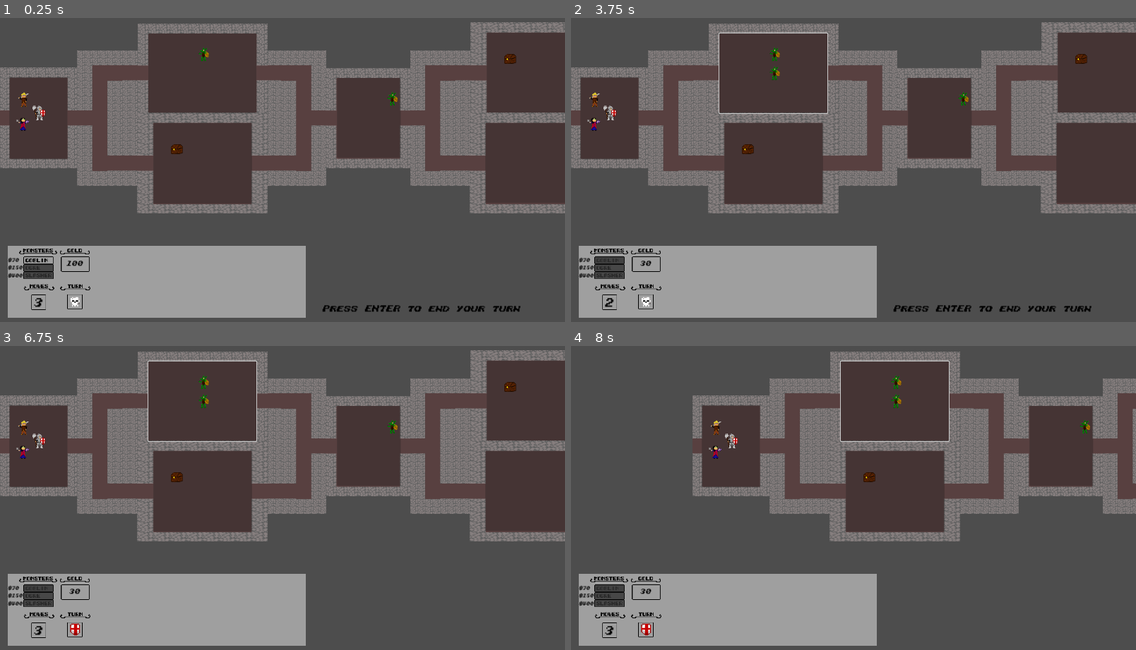
Above: before the commit, frames 1-4 (two rows, left to right).
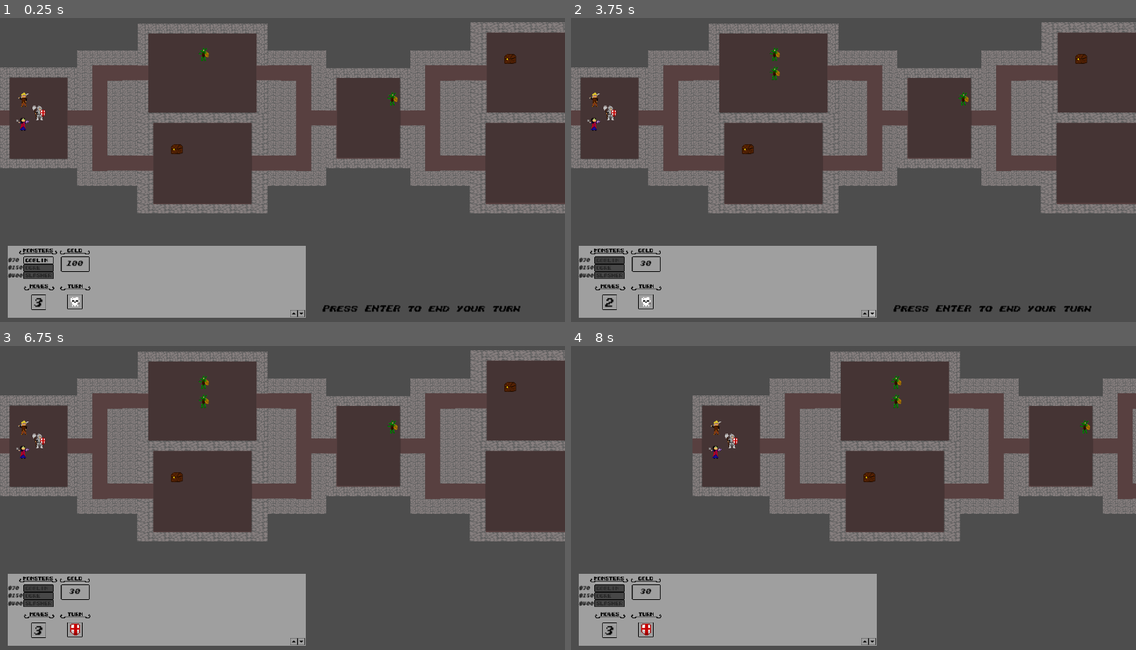
Above: after the commit, the same moments.

Repository: Gamnraa/GMTK-2023-Dungeon-Master
Game: Godot game, scene res://dungeon_manager.tscn
Two runs of this game, one before a commit and one after it. Both use one fixed random seed, a clock stepped at 60 frames per second and the inputs below.
Inputs (mouse positions are in pixels of both pictures, inside the frame that each line leads up to):
- Up to frame 1 (0.25 s): no input
- Up to frame 2 (3.75 s): click (870, 312) at 0.52 s; click (864, 312) at 1.27 s; click (610, 261) at 2 s; click "Move to" at 2.75 s; click (870, 312) at 3.52 s
- Up to frame 3 (6.75 s): click (293, 640) at 4.27 s; click (299, 640) at 5.02 s; click (293, 640) at 5.77 s; tap Enter (end_turn_restart) at 6.5 s; move the mouse to (33, 440) at 6.52 s; click (33, 440) at 6.67 s
- Up to frame 4 (8 s): tap Enter (end_turn_restart) at 7.25 s; move the mouse to (576, 434) at 7.27 s; click (576, 434) at 7.42 s

The runs differ from the first frame. In frame 1, less than 0.1% of the frame differs, in the area x 51-54%, y 96-99%; in frame 2, 0.2%, in the area x 26-54%, y 4-99%; in frame 3, 0.2%; in frame 4, 0.2%.

Commit message:
New buttons

Diff:
--- a/hud.tscn
+++ b/hud.tscn
@@ -24,6 +24,9 @@
 [ext_resource type="Texture2D" uid="uid://c06yiqosy03m" path="res://art/button_x.png" id="18_p06o3"]
 [ext_resource type="Texture2D" uid="uid://c2rmkkrsrg3ot" path="res://art/button_x_high.png" id="19_eic7k"]
 [ext_resource type="Texture2D" uid="uid://534umintri8q" path="res://art/button_x_press.png" id="23_ie6r5"]
+[ext_resource type="Texture2D" uid="uid://b6f1fgdskifdx" path="res://art/button_up.png" id="25_es7r5"]
+[ext_resource type="Texture2D" uid="uid://bnusybydpxh81" path="res://art/button_up_press.png" id="26_qteob"]
+[ext_resource type="Texture2D" uid="uid://byn24g37k86qg" path="res://art/button_up_high.png" id="27_3wioi"]
 
 [node name="HUD" type="CanvasLayer"]
 script = ExtResource("1_g5gd0")
@@ -266,3 +269,36 @@
 theme_override_colors/font_color = Color(0, 0, 0, 1)
 theme_override_fonts/font = ExtResource("16_i11dh")
 text = "$400"
+
+[node name="MessageDown" type="TextureButton" parent="."]
+anchors_preset = 7
+anchor_left = 0.5
+anchor_top = 1.0
+anchor_right = 0.5
+anchor_bottom = 1.0
+offset_left = 32.0
+offset_top = -26.0
+offset_right = 48.0
+offset_bottom = -10.0
+grow_horizontal = 2
+grow_vertical = 0
+texture_normal = ExtResource("25_es7r5")
+texture_pressed = ExtResource("26_qteob")
+texture_hover = ExtResource("27_3wioi")
+flip_v = true
+
+[node name="MessageUp" type="TextureButton" parent="."]
+anchors_preset = 7
+anchor_left = 0.5
+anchor_top = 1.0
+anchor_right = 0.5
+anchor_bottom = 1.0
+offset_left = 16.0
+offset_top = -26.0
+offset_right = 32.0
+offset_bottom = -10.0
+grow_horizontal = 2
+grow_vertical = 0
+texture_normal = ExtResource("25_es7r5")
+texture_pressed = ExtResource("26_qteob")
+texture_hover = ExtResource("27_3wioi")
Binary file added: art/button_up.png
Not shown, added: art/button_up.png.import
Binary file added: art/button_up_high.png
Not shown, added: art/button_up_high.png.import
Binary file added: art/button_up_press.png
Not shown, added: art/button_up_press.png.import
Binary file added: art/rect_wide.png
Not shown, added: art/rect_wide.png.import
Not shown: 1 places in hud.tscn that only renumber resources
